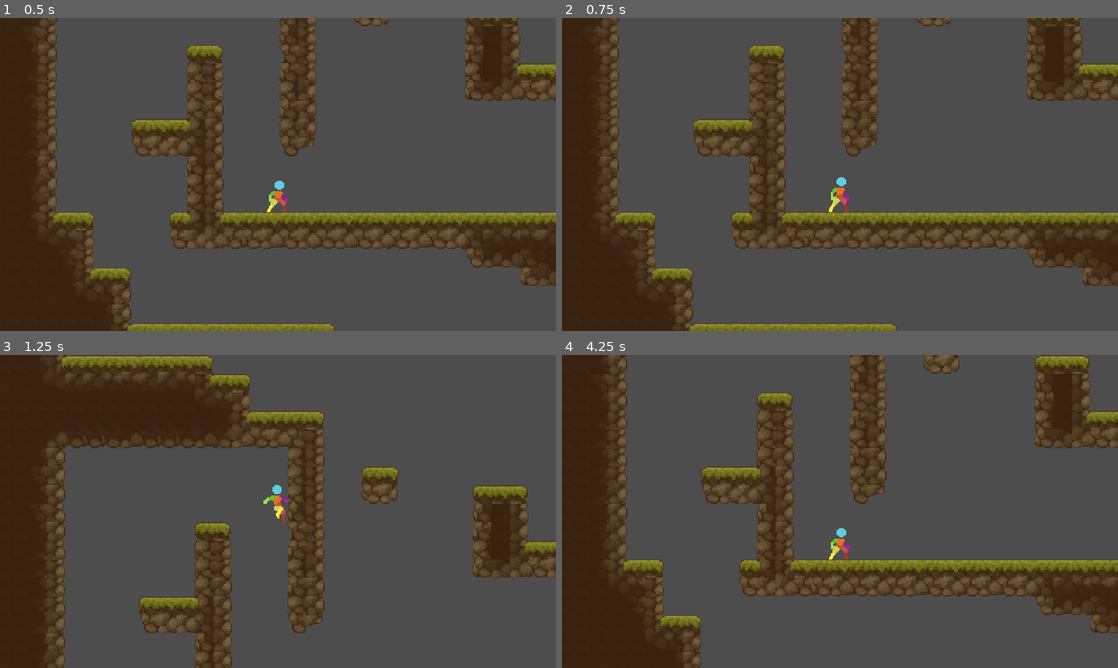
Above: before the commit, frames 1-4 (two rows, left to right).
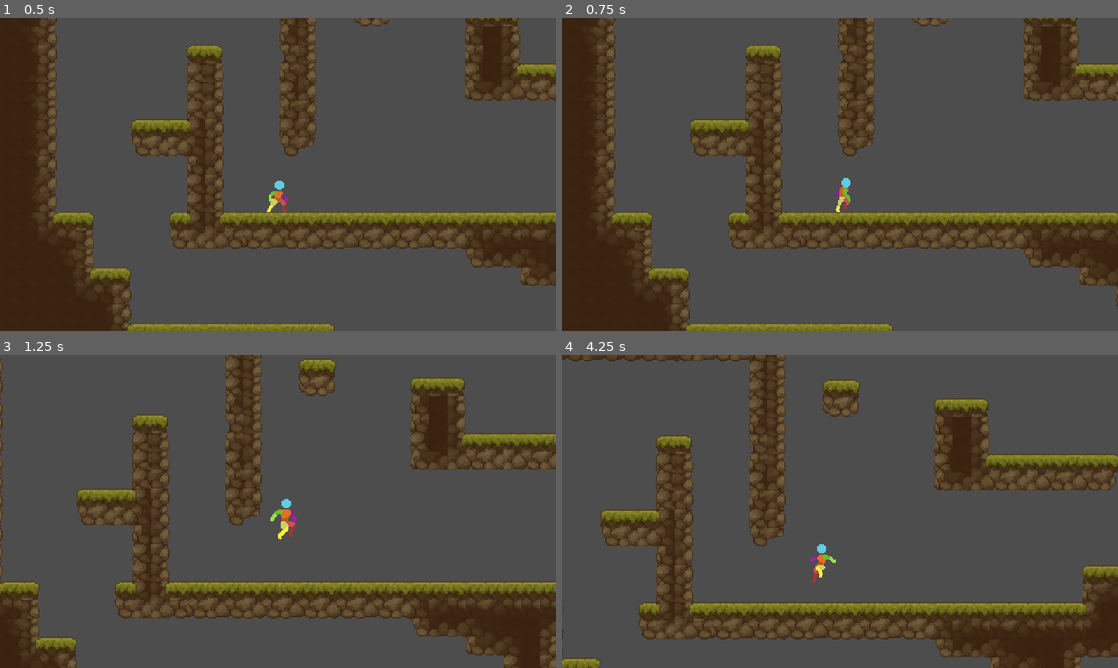
Above: after the commit, the same moments.

Repository: Ketei/UnnamedGame
Game: Godot game, scene res://Test/test_world.tscn
The game is run twice, just before and just after one commit, with the same random seed, the same clock (stepped at 60 frames per second) and the same inputs.
Inputs:
- Up to frame 1 (0.5 s): no input
- Up to frame 2 (0.75 s): tap Enter (ui_accept) at 0.5 s; hold Right (gc_right) from 0.53 s (still down); hold Shift (gc_walk) from 0.53 s (still down)
- Up to frame 3 (1.25 s): keep holding Right (gc_right); keep holding Shift (gc_walk); tap A (gc_jump) at 0.77, 0.8, 1.07 s
- Up to frame 4 (4.25 s): release Right (gc_right) at 1.28 s; release Shift (gc_walk) at 1.28 s; hold Down (gc_down) 1.28-2.03 s; tap A (gc_jump) at 1.35, 1.52, 1.82, 2.3, 3.02, 3.32 s; tap Shift (gc_walk) at 1.55, 2.85 s; hold Right (gc_right) 2.03-2.78 s; hold Shift (gc_walk) 2.03-2.78 s; hold Up (gc_up) 2.78-3.53 s; hold Left (gc_left) from 3.53 s (still down); hold A (gc_jump) from 3.53 s (still down)

Frame 1 is identical in both runs. In frame 2, 6.9% of the frame differs, in the area x 6-100%, y 0-100%; in frame 3, 53%; in frame 4, 54%, in the area x 0-100%, y 0-100%.
Error before the commit: Invalid access to property or key 'change_animation' on a base object of type 'Node (Idle.gd)'. (res://Scripts/Modules/ModuleBehaviour.gd:48)

Commit message:
State machine compat
Updated to work with animation state machine

Diff:
--- a/Scripts/Modules/ModuleBehaviour.gd
+++ b/Scripts/Modules/ModuleBehaviour.gd
@@ -1,8 +1,8 @@
 extends Module
 class_name ModuleBehaviour
 
-signal behaviour_changed(OldBehaviour: String, NewBehaviour: String)
-signal change_animation(AnimPack: String, AnimAction: String, PlayRandom: bool)
+signal behaviour_changed(OldPackAndBehaviour: String, NewPackAndBehaviour: String)
+
 
 ## This is the behaviour pack that will be loaded initially when the node enters the scene.
 ## The pack should have a default behaviour to be loaded successfully, otherwise an error
@@ -13,6 +13,7 @@
 var loaded_packs: Dictionary = {}
 
 var _original_behaviours: Dictionary = {} # Used to store replaced behaviours. One per ID
+
 var loaded_behaviour: Behaviour = null
 var current_pack: String = ""
 
@@ -29,7 +30,7 @@
 		return
 
 	var _behaviour_preload: Behaviour = loaded_packs[TargetPack].available_behaviours[NewBehaviour]
-	var _old_behaviour: String = loaded_behaviour.behaviour_id
+	var _old_behaviour: String = current_pack + "/" + loaded_behaviour.behaviour_id
 
 	current_pack = TargetPack
 
@@ -37,7 +38,7 @@
 	disconnect_behaviour_signals()
 	loaded_behaviour = _behaviour_preload
 	connect_behaviour_signals()
-	behaviour_changed.emit(_old_behaviour, loaded_behaviour.behaviour_id)
+	behaviour_changed.emit(_old_behaviour, current_pack + "/" + loaded_behaviour.behaviour_id)
 	loaded_behaviour.enter()
 
 	if _debug_print_on_change:
@@ -45,18 +46,21 @@
 
 
 func connect_behaviour_signals() -> void:
-	if not loaded_behaviour.change_animation.is_connected(_change_anim_signal):
-		loaded_behaviour.change_animation.connect(_change_anim_signal)
 	if not loaded_behaviour.change_behaviour.is_connected(change_behaviour):
 		loaded_behaviour.change_behaviour.connect(change_behaviour)
+	if not loaded_behaviour.fsm_animation_state.is_connected(_animation_fsm_set_state):
+		loaded_behaviour.fsm_animation_state.connect(_animation_fsm_set_state)
+	if not loaded_behaviour.fsm_animation_replay.is_connected(_animation_replay):
+		loaded_behaviour.fsm_animation_replay.connect(_animation_replay)
 
 
 func disconnect_behaviour_signals() -> void:
-	if loaded_behaviour.change_animation.is_connected(_change_anim_signal):
-		loaded_behaviour.change_animation.disconnect(_change_anim_signal)
 	if loaded_behaviour.change_behaviour.is_connected(change_behaviour):
 		loaded_behaviour.change_behaviour.disconnect(change_behaviour)
-
+	if loaded_behaviour.fsm_animation_state.is_connected(_animation_fsm_set_state):
+		loaded_behaviour.fsm_animation_state.disconnect(_animation_fsm_set_state)
+	if loaded_behaviour.fsm_animation_replay.is_connected(_animation_replay):
+		loaded_behaviour.fsm_animation_replay.disconnect(_animation_replay)
 
 func check_for_pack_and_behaviour(PackToCheck: String, BehaviourToCheck: String = "") -> bool:
 	var _return_bool: bool = false
@@ -197,7 +201,6 @@
 		if default_pack.default_behaviour:
 			loaded_behaviour = default_pack.default_behaviour
 			connect_behaviour_signals()
-			behaviour_changed.emit("null", loaded_behaviour.behaviour_id)
 			loaded_behaviour.enter()
 		else:
 			print_debug("Error: No default behaviour loaded on pack: " + str(default_pack.get_path()))
@@ -205,5 +208,13 @@
 		print_debug("Error: No default behaviour pack loaded on module: " + str(self.get_path()))
 
 
-func _change_anim_signal(Pack: String, Action: String, Random: bool) -> void:
-	change_animation.emit(Pack, Action, Random)
+func _animation_fsm_set_state(Path: String, TargetState: String) -> void:
+	module_manager.change_animation_state(Path, TargetState)
+
+
+func _animation_use_alt_set(Path: String, AlternateSet: String) -> void:
+	module_manager.change_animation_set(Path, AlternateSet)
+
+
+func _animation_replay(PlayRandom: bool) -> void:
+	module_manager.replay_animation(PlayRandom)
--- a/Scripts/Modules/ModuleTerrainTracker.gd
+++ b/Scripts/Modules/ModuleTerrainTracker.gd
@@ -14,6 +14,8 @@
 
 ## Used to track if actor is swimming.
 @export var middle_collision: Area2D = null
+
+var animation_player: ModuleAnimationPlayer = null
 
 var is_on_ground: bool = true
 var is_submerged: bool = false
